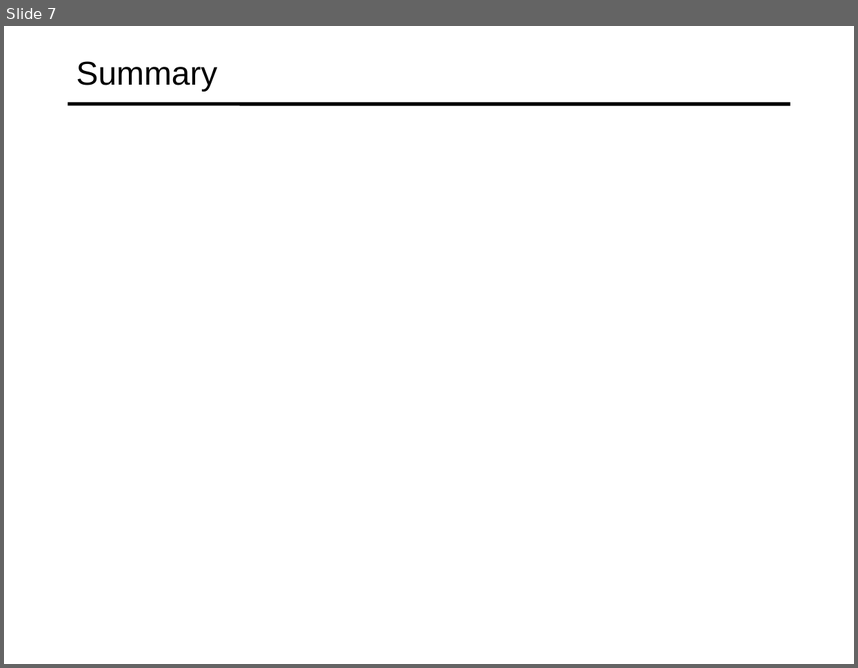
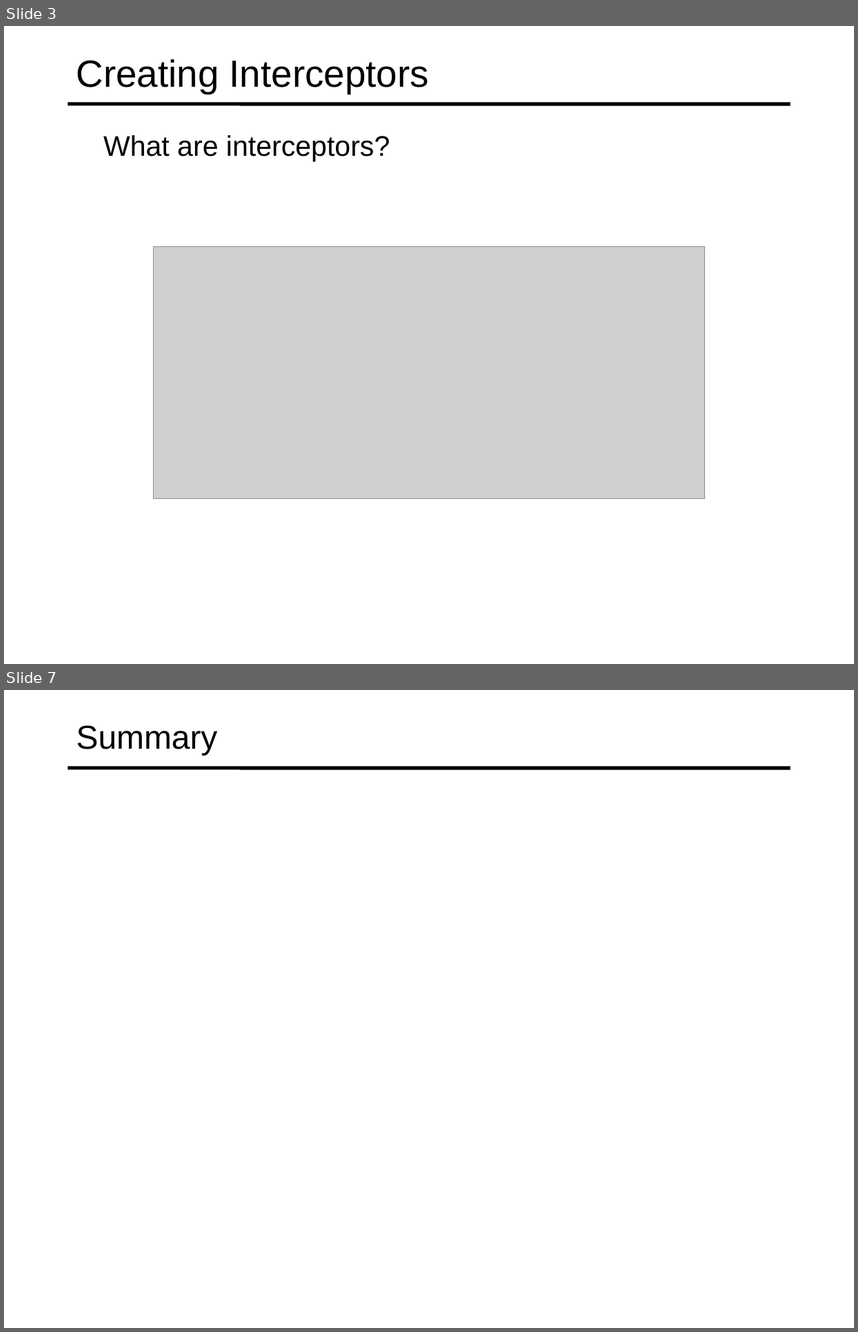
Before and after one commit to specter01wj/Jago_Link_Training, a slide deck: Angular/Angular12/Deep Dive/Angular HTTP Communication/3_Creating_Interceptors/L3_Creating_Interceptors.ppt. Shown one above the other, each under a label of ours: slide 7 before the commit, slides 3 and 7 after it; the slides between them are not shown. The pictures are 858x668 and 858x1332 pixels, drawn with LibreOffice and Linux fonts; fonts in the diff are those of the drawing; grey boxes stand for pictures. Boxes give left, top, right and bottom in pixels: in the first picture for what was removed or moved away, otherwise in the second. Text is boxed around its words. In the diff, an @@ line names an element or a change of style, - is before the commit and + after.

```diff
--- a/Angular/Angular12/Deep Dive/Angular HTTP Communication/3_Creating_Interceptors/L3_Creating_Interceptors.ppt
+++ b/Angular/Angular12/Deep Dive/Angular HTTP Communication/3_Creating_Interceptors/L3_Creating_Interceptors.ppt
@@ slide 3 added at [4,26,854,664], background #FFFFFF; not listed: 1 template element that a slide beside it also shows @@
@@ title added at [76,59,429,94], 32 pt, text #000000 @@
+Creating Interceptors
@@ text added at [103,135,390,161], 24 pt, text #000000 @@
+  What are interceptors?
@@ picture added at [154,246,705,498] @@
```
Also in this commit, not shown: 2 slides changed, 3 other slides added, 4 slides removed, 2 other files.
